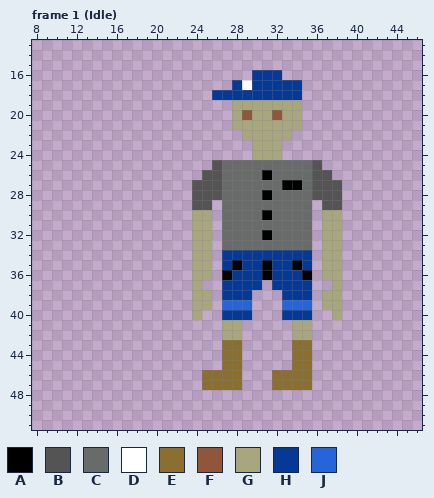
Pixel-art file, stored at Sprites.aseprite. That is the earlier state.
64x64 pixels, 64 frames. Shown: frame 1 (Idle): x 8..46, y 13..51. The commit also changed other frames, which this record leaves out.
Palette (. is transparent): A #000000  B #545454  C #696a6a  D #ffffff  E #8a6f30  F #8f563b  G #a8a67f  H #063995  J #2665d8
Pixels before, frame 1 (Idle), first column x 24:
16 ......HHH......
17 ....HDHHHHH....
18 ..HHHHHHHHH....
19 ....GGGGGGG....
20 ....GFGGFGG....
21 ....GGGGGGG....
22 .....GGGGG.....
23 ......GGG......
24 ......GGG......
25 ..BCCCCCCCCCB..
26 .BBCCCCACCCCBB.
27 BBBCCCCCCAACBBB
28 BBBCCCCACCCCBBB
29 BB.CCCCCCCCC.BB
30 GG.CCCCACCCC.GG
31 GG.CCCCCCCCC.GG
32 GG.CCCCACCCC.GG
33 GG.CCCCCCCCC.GG
34 GG.HHHHHHHHH.GG
35 GG.HAHHAHHAH.GG
36 GG.AHHHAHHHA.GG
37 G..HHHH.HHHH..G
38 GG.HHH...HHH.GG
39 GG.JJJ...JJJ.GG
40 G..HHH...HHH..G
41 ...GG.....GG...
42 ...GG.....GG...
43 ...EE.....EE...
44 ...EE.....EE...
45 ...EE.....EE...
46 .EEEE...EEEE...
47 .EEEE...EEEE...
Now the later version:
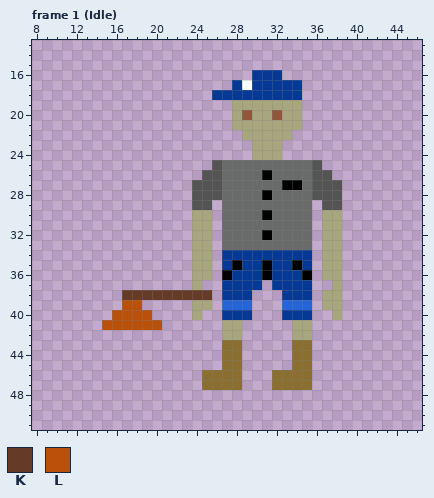
Colours new in this view: K #653a26  L #b9510b
Change:
layer "Icons/Player" now hidden
layer "Player/Arms" now shown
layer "Hatchet/Base" now shown
layer "Hatchet/Head" now shown
Changed rows in their new state; - is an unchanged pixel.
Frame 1 (Idle), layers "Hatchet/Head", "Hatchet/Base":
first column x 15:
38 --KKKKKKKKK
39 --LL-------
40 -LLLL------
41 LLLLLL-----
